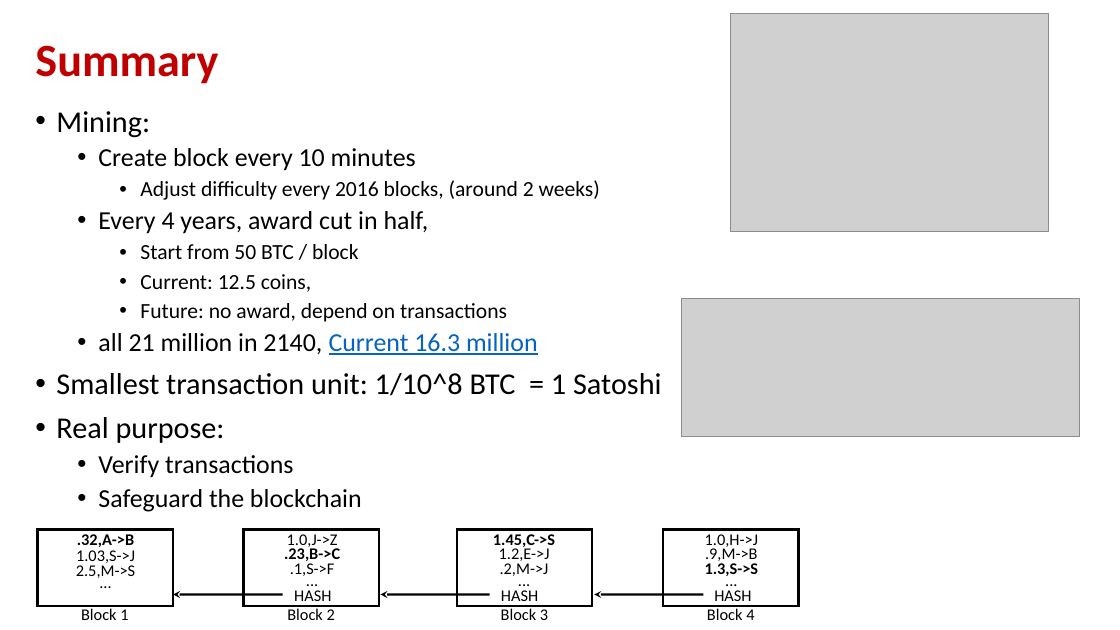
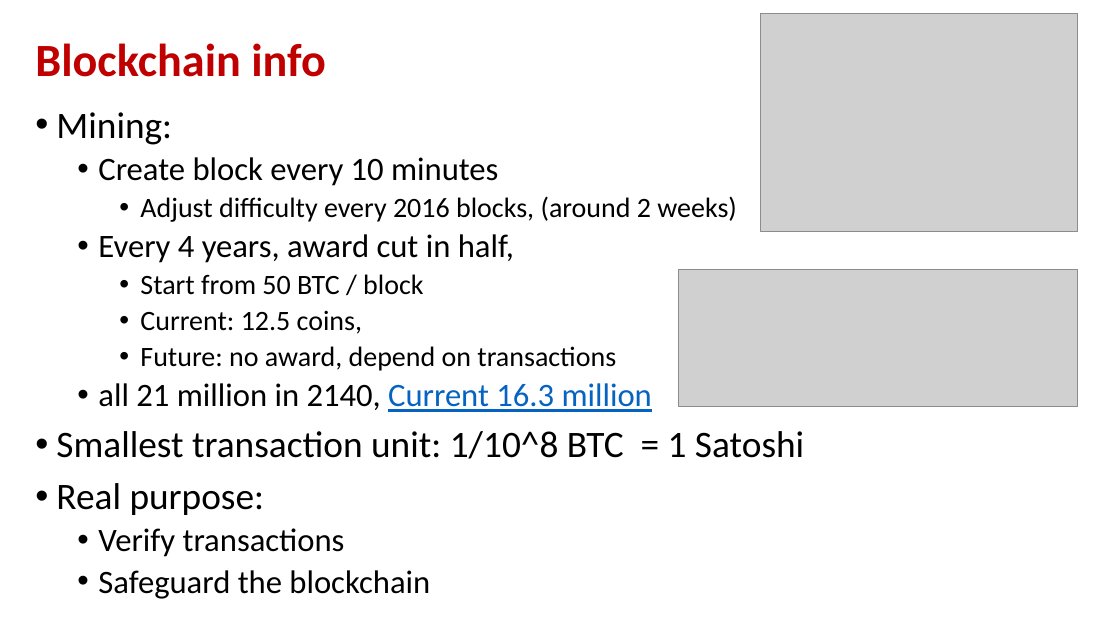
Before and after one commit to andyplusplus/blockchain, a slide deck: slide 7 of how_bitcoin_works/How_02_Mining_blocks_blockchain.pptx (slide 5 before the commit). Drawn at 1120x630 pixels with LibreOffice and Linux fonts; fonts in the diff are those of the drawing; grey boxes stand for pictures; background and template pictures are left out. Boxes give left, top, right and bottom in pixels: in the first picture for what was removed or moved away, otherwise in the second. Text is boxed around its words. In the diff, an @@ line names an element or a change of style, - is before the commit and + after.

```diff
--- a/how_bitcoin_works/How_02_Mining_blocks_blockchain.pptx
+++ b/how_bitcoin_works/How_02_Mining_blocks_blockchain.pptx
@@ picture: place and size @@
-picture at box(731, 13, 1049, 231)
+picture at box(760, 13, 1078, 231)
@@ title at box(35, 43, 326, 77): text changed @@
-Summary
+Blockchain info
@@ text "Mining:" at box(56, 112, 804, 599): size 25.9 to 32 pt in "Mining:", "Smallest transaction unit: 1/10^8 BTC = 1 ...", "Real purpose:"; size 22.2 to 28 pt in "Create block every 10 minutes", "Every 4 years, award cut in half,", "all 21 million in 2140, Current 16.3 ...", "Verify transactions" and 1 more places; size 18.5 to 24 pt in "Adjust difficulty every 2016 blocks, (around 2 ...", "Start from 50 BTC / block", "Current: 12.5 coins,", "Future: no award, depend on transactions" @@
@@ picture: place and size @@
-picture at box(681, 299, 1081, 437)
+picture at box(679, 269, 1078, 407)
@@ group removed at box(38, 529, 799, 620): 23 texts, 4 rectangles, 3 arrows @@
-.32,A->B
-1.03,S->J
-2.5,M->S
-...
-1.0,J->Z
-.23,B->C
-.1,S->F
-...
-Block 1
-Block 2
-Block 3
-Block 4
-1.45,C->S
-1.2,E->J
-.2,M->J
-...
-HASH
-HASH
-HASH
-1.0,H->J
-.9,M->B
-1.3,S->S
-...
```
Also in this commit, not shown: 3 other slides changed, 2 slides added, 6 other files.
